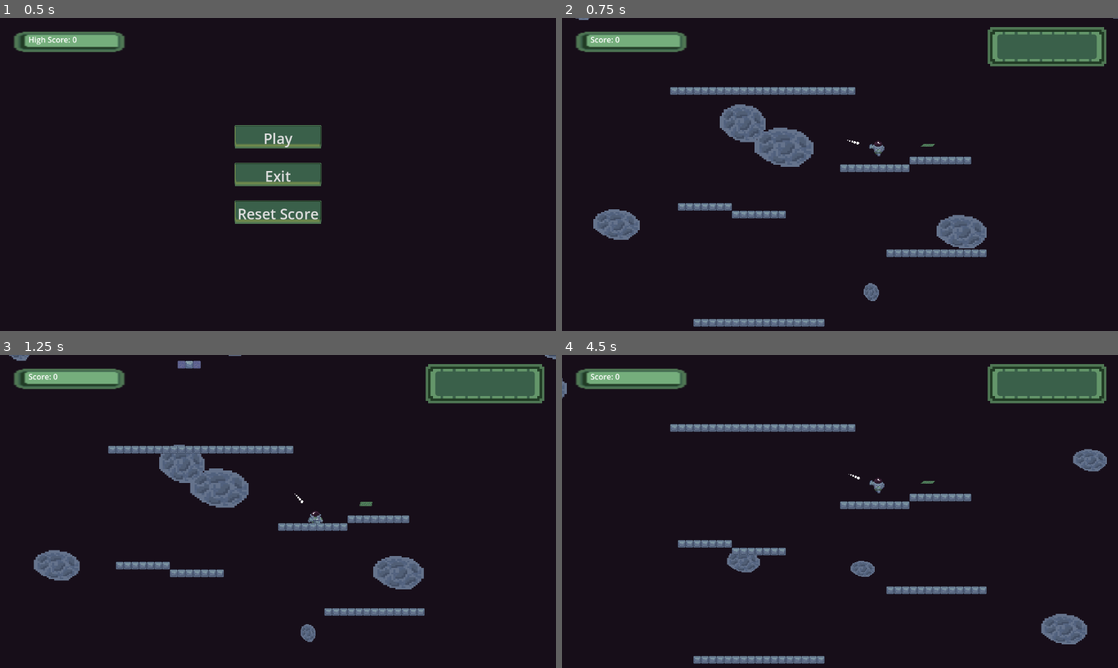
Above: before the commit, frames 1-4 (two rows, left to right).
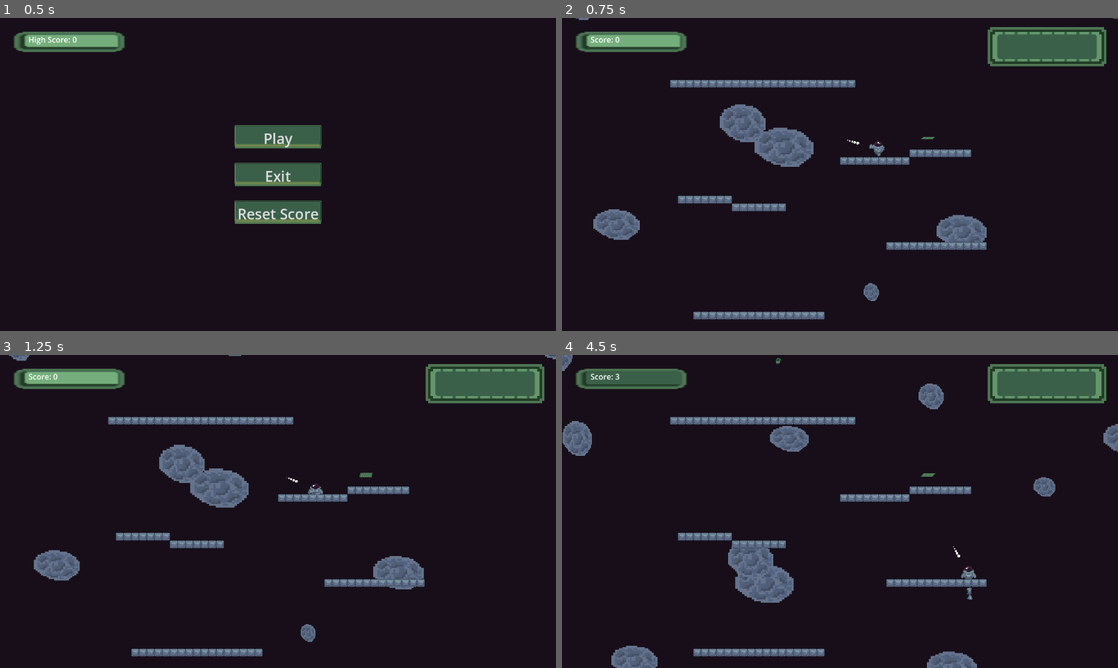
Above: after the commit, the same moments.

Repository: ScoreSpaceGameJam-SpaceGame/SpaceGame
Game: Godot game, scene res://levels/menu/menu.tscn
Same seed, same stepped clock (60 frames per second), same inputs: the game is played once before the commit and once after it. Sound files missing from this copy of the repository are replaced by a short silence.
Inputs (mouse positions are in pixels of both pictures, inside the frame that each line leads up to):
- Up to frame 1 (0.5 s): no input
- Up to frame 2 (0.75 s): click "Play" at 0.5 s
- Up to frame 3 (1.25 s): no input
- Up to frame 4 (4.5 s): move the mouse to (962, 495) at 1.27 s; hold D (MoveRight) 1.28-2.78 s; click (962, 495) at 1.35 s; move the mouse to (728, 527) at 2.02 s; tap Space (Teleport) at 2.1 s; move the mouse to (895, 442) at 2.77 s; hold A (MoveLeft) 2.78-3.5 s; click (895, 442) at 2.85 s; click (767, 439) at 3.5 s, where only the run before the commit has a clickable "Play Again"; click (773, 442) at 4.25 s, where only the run before the commit has a clickable "Play Again"

Frame 1 is identical in both runs. In frame 2, 5.7% of the frame differs, in the area x 19-77%, y 19-99%; in frame 3, 5.4%; in frame 4, 11%, in the area x 0-100%, y 0-100%.

Commit message:
Added landing and walking noise

Diff:
--- a/characters/player/player.gd
+++ b/characters/player/player.gd
@@ -14,12 +14,14 @@
 var walk_direction : Enums.directions = Enums.directions.LEFT
 var aim_direction : Enums.directions = Enums.directions.LEFT
 var gun_energy: float = 100
+var is_falling : bool = false
 
 var failed_teleport_sfx = preload("res://characters/player/failed_teleport.wav")
 
 signal remaining_gun_energy
 
 @onready var aim_indicator_mount_point: Node2D = $AimIndicatorMountPoint
+@onready var feet_sfx_player: AudioStreamPlayer2D = $SFXPlayer
 
 func _physics_process(delta: float) -> void:
 	# Tracking the directions for our animation tree
@@ -49,7 +51,8 @@
 			handle_firing_state()
 		_:
 			push_error("Player has entered into a state that is not allowed");
-
+	play_sfx()
+	is_falling = not is_on_floor() # This must be the last thing the process calls besides move and slide otherwise we can't track landing
 	move_and_slide()
 
 func handle_aiming_state():
@@ -124,3 +127,12 @@
 func recharge_gun(amount: float) -> void:
 	gun_energy = min(gun_energy + amount, 100)
 	remaining_gun_energy.emit(gun_energy)
+
+func play_sfx() -> void:
+	if is_falling and is_on_floor():
+		feet_sfx_player.stream = Global.land_sounds.pick_random()
+		feet_sfx_player.play()
+		is_falling = false
+	if not velocity.is_zero_approx() and not is_falling and not feet_sfx_player.playing and player_state != Enums.player_actions.FIRING:
+		feet_sfx_player.stream = Global.walk_sounds.pick_random()
+		feet_sfx_player.play()
--- a/characters/player/player.tscn
+++ b/characters/player/player.tscn
@@ -655,3 +655,4 @@
 anim_player = NodePath("../AnimationPlayer")
 
 [node name="SFXPlayer" type="AudioStreamPlayer2D" parent="."]
+volume_db = 10.0
--- a/globals/global.gd
+++ b/globals/global.gd
@@ -1,6 +1,28 @@
 extends Node
 
-const SCROLL_SPEED: float = 1.5
+const SCROLL_SPEED: float = 0
+
+const walk_sounds = [
+	preload("res://globals/sfx/shoe_step_a.wav"),
+	preload("res://globals/sfx/shoe_step_b.wav"),
+	preload("res://globals/sfx/shoe_step_c.wav")
+]
+
+const land_sounds = [
+	preload("res://globals/sfx/land_step_a.wav"),
+	preload("res://globals/sfx/land_step_b.wav")
+]
+
+const teleport_sounds = [
+	preload("res://globals/sfx/teleport_a.wav"),
+	preload("res://globals/sfx/teleport_b.wav")
+]
+
+const gunshot_sounds = [
+	preload("res://globals/sfx/gun_shot_high.wav"),
+	preload("res://globals/sfx/gun_shot_medium.wav"),
+	preload("res://globals/sfx/gun_shot_low.wav")
+]
 
 var current_score: int
 var high_score: int
--- a/levels/main_level/main_level.gd
+++ b/levels/main_level/main_level.gd
@@ -12,6 +12,7 @@
 const TILE_SET_TO_USE = "res://levels/main_level/map_tileset.tres"
 
 @onready var audio_stream : AudioStreamPlayer = $AudioStreamPlayer
+@onready var ambience : AudioStreamPlayer = $AmbiencePlayer
 
 const main_song_loop = preload("res://levels/main_level/inevitable_force_loop.wav")
 
@@ -28,12 +29,16 @@
 	$Player.remaining_gun_energy.connect($CanvasLayer/GunEnergyContainer/GunEnergy.set_progress)
 
 	audio_stream.finished.connect(restart_music)
+	ambience.finished.connect(restart_ambience)
 	tile_map_layers.push_back($InitialTileMapLayer)
 	call_deferred("generate_new_tile_map_layer")
 	Global.current_score = 0
 
 	if not Global.high_score:
 		Global.get_high_score()
+
+func restart_ambience() -> void:
+	ambience.play()
 
 func restart_music() -> void:
 	audio_stream.stream = main_song_loop
--- a/levels/main_level/main_level.tscn
+++ b/levels/main_level/main_level.tscn
@@ -7,6 +7,7 @@
 [ext_resource type="AudioStream" uid="uid://bgqq2avmn23ta" path="res://levels/main_level/inevitable_force_end.wav" id="5_vt0u2"]
 [ext_resource type="PackedScene" uid="uid://btabuqbe7l5ad" path="res://levels/main_level/Astroid.tscn" id="6_5md4j"]
 [ext_resource type="PackedScene" uid="uid://dpmiyenwvroof" path="res://globals/assets/ProgressBar.tscn" id="6_56bkb"]
+[ext_resource type="AudioStream" uid="uid://cm0keepmphtb8" path="res://globals/sfx/ambience_loop.wav" id="6_il0mg"]
 [ext_resource type="PackedScene" uid="uid://pfi16yn0sc5t" path="res://globals/assets/energy_cell.tscn" id="8_mvqli"]
 [ext_resource type="StyleBox" uid="uid://oq7x8t7fp1jh" path="res://globals/assets/menu_button.tres" id="8_xtf8f"]
 [ext_resource type="PackedScene" uid="uid://bapbbbar5gi8v" path="res://globals/assets/EnergyBar.tscn" id="9_bmh47"]
@@ -81,11 +82,15 @@
 
 [node name="AudioStreamPlayer" type="AudioStreamPlayer" parent="."]
 stream = ExtResource("4_gwp46")
-autoplay = true
 
 [node name="SongEndingPlayer" type="AudioStreamPlayer" parent="."]
 stream = ExtResource("5_vt0u2")
 volume_db = -25.0
+
+[node name="AmbiencePlayer" type="AudioStreamPlayer" parent="."]
+stream = ExtResource("6_il0mg")
+volume_db = -10.0
+autoplay = true
 
 [node name="ScoreTimer" type="Timer" parent="."]
 autostart = true
Not shown, added: globals/sfx/ambience_loop.wav.import
Not shown, added: globals/sfx/gun_out_of_energy.wav.import
Not shown, added: globals/sfx/gun_recharge.wav.import
Not shown, added: globals/sfx/gun_shot_high.wav.import
Not shown, added: globals/sfx/gun_shot_low.wav.import
Not shown, added: globals/sfx/gun_shot_medium.wav.import
Not shown, added: globals/sfx/land_step_a.wav.import
Not shown, added: globals/sfx/land_step_b.wav.import
Not shown, added: globals/sfx/mouse_click.wav.import
Not shown, added: globals/sfx/shoe_step_a.wav.import
Not shown, added: globals/sfx/shoe_step_b.wav.import
Not shown, added: globals/sfx/shoe_step_c.wav.import
(and 19 more such lines)
